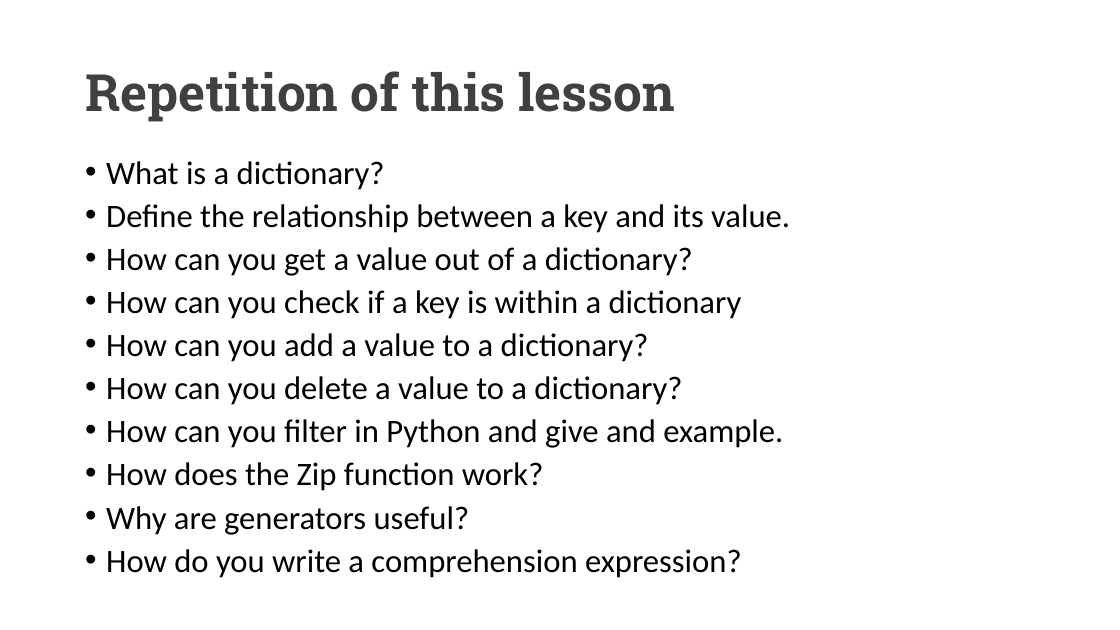
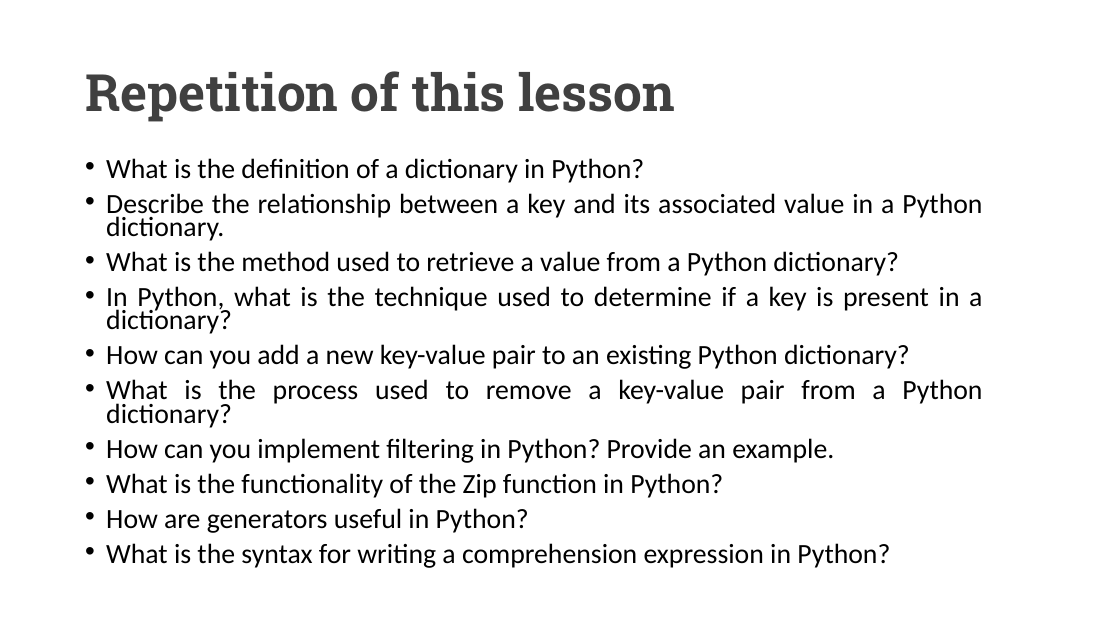
Before and after one commit to UCLL-PR2/exercises, a slide deck: slide 37 of 03-iterators&comprehension/programming2_iterable.pptx. Drawn at 1120x630 pixels with LibreOffice and Linux fonts; fonts in the diff are those of the drawing. Boxes give left, top, right and bottom in pixels: in the first picture for what was removed or moved away, otherwise in the second. Text is boxed around its words. In the diff, an @@ line names an element or a change of style, - is before the commit and + after.

Commit message:
slides

```diff
--- a/03-iterators&comprehension/programming2_iterable.pptx
+++ b/03-iterators&comprehension/programming2_iterable.pptx
@@ text at bbox=[106, 158, 982, 568]: text changed; size 28 to 23.8 pt @@
-• What is a dictionary?
-• Define the relationship between a key and its value.
-• How can you get a value out of a dictionary?
-• How can you check if a key is within a dictionary
-• How can you add a value to a dictionary?
-• How can you delete a value to a dictionary?
-• How can you filter in Python and give and example.
-• How does the Zip function work?
-• Why are generators useful?
-• How do you write a comprehension expression?
+• What is the definition of a dictionary in Python?
+• Describe the relationship between a key and its associated value in a Python dictionary.
+• What is the method used to retrieve a value from a Python dictionary?
+• In Python, what is the technique used to determine if a key is present in a dictionary?
+• How can you add a new key-value pair to an existing Python dictionary?
+• What is the process used to remove a key-value pair from a Python dictionary?
+• How can you implement filtering in Python? Provide an example.
+• What is the functionality of the Zip function in Python?
+• How are generators useful in Python?
+• What is the syntax for writing a comprehension expression in Python?
```
